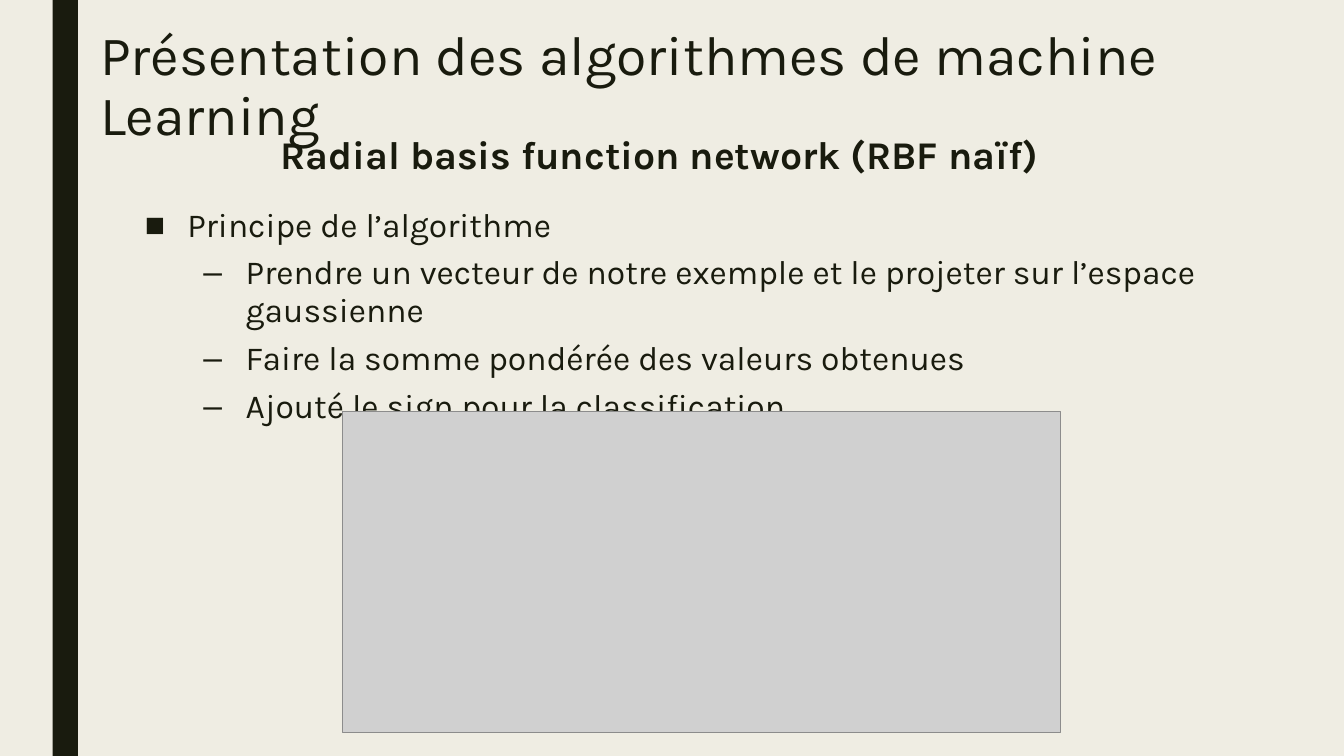
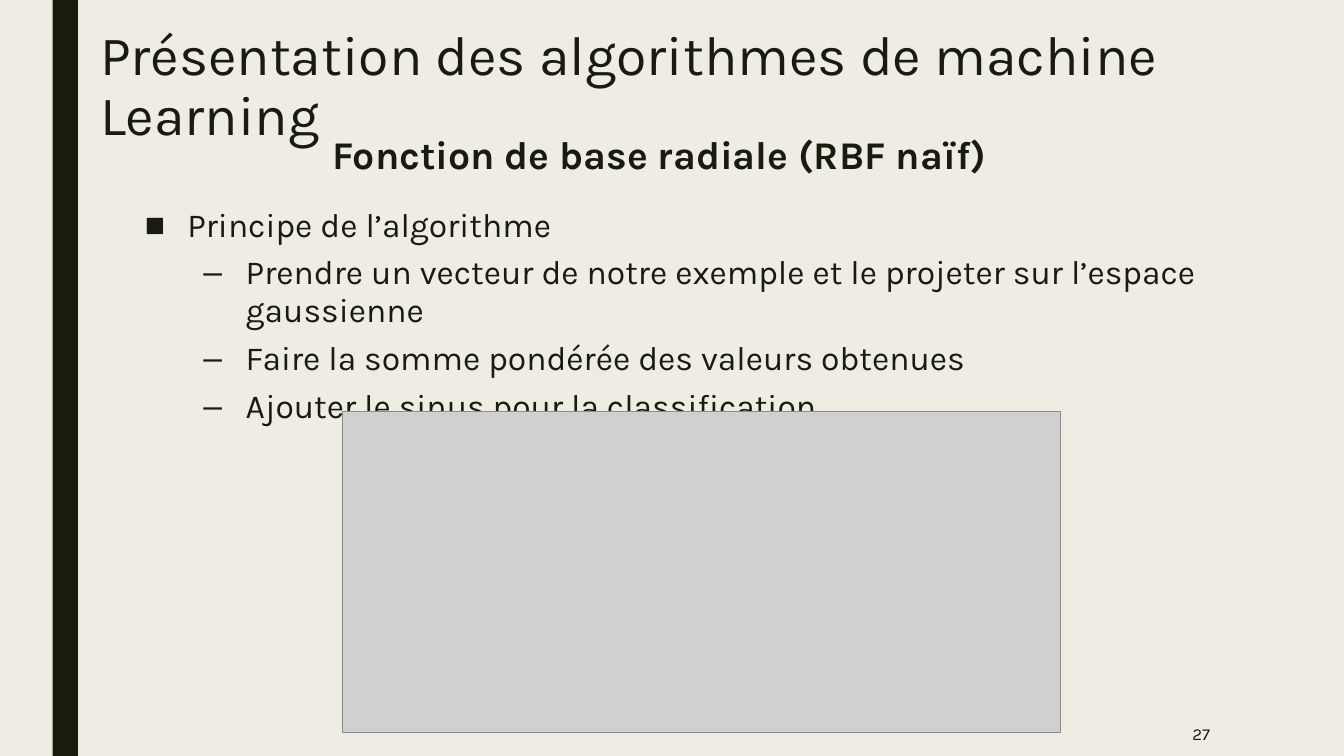
Before and after one commit to natane07/PA-MachineLearning-3ESGI, a slide deck: slide 27 of Project/Docs/Slides/PPT_PA.pptx. Drawn at 1344x756 pixels with LibreOffice and Linux fonts; fonts in the diff are those of the drawing; grey boxes stand for pictures. Boxes give left, top, right and bottom in pixels: in the first picture for what was removed or moved away, otherwise in the second. Text is boxed around its words. In the diff, an @@ line names an element or a change of style, - is before the commit and + after.

```diff
--- a/Project/Docs/Slides/PPT_PA.pptx
+++ b/Project/Docs/Slides/PPT_PA.pptx
@@ text at <box>333,139,986,174</box>: text changed @@
-Radial basis function network (RBF naïf)
+Fonction de base radiale (RBF naïf)
@@ text at <box>246,395,816,426</box>: text changed @@
-  – Ajouté le sign pour la classification
+  – Ajouter le sinus pour la classification
@@ page number added at <box>1192,729,1210,740</box>, 12 pt, text #191B0E @@
+27
```
Also in this commit, not shown: 41 other slides changed, 1 other file.
